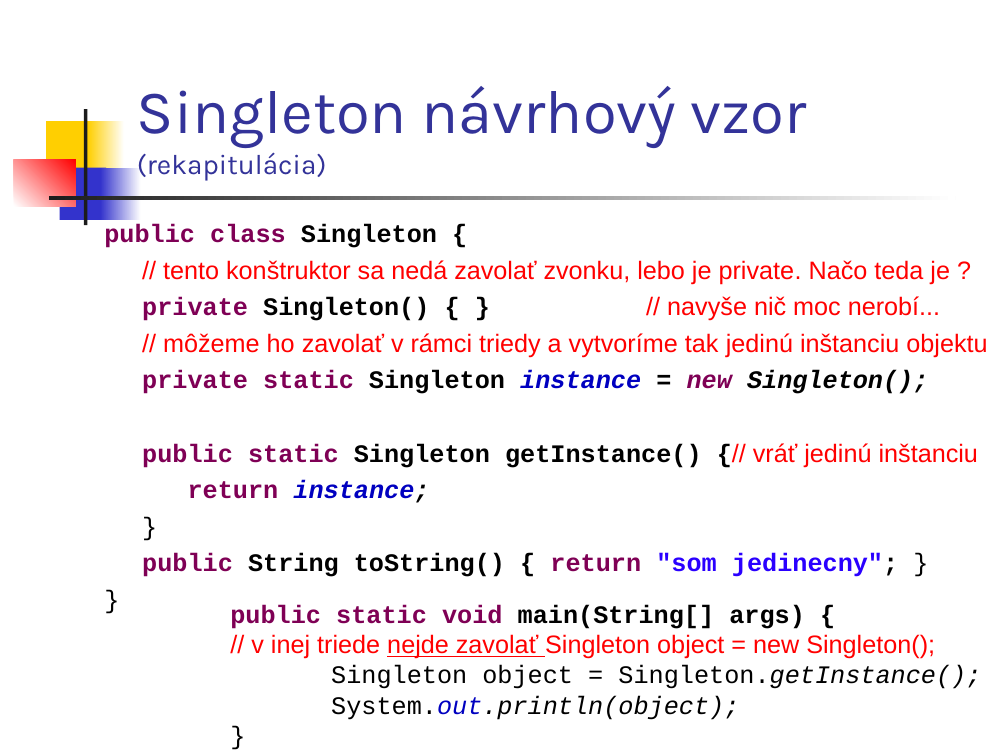
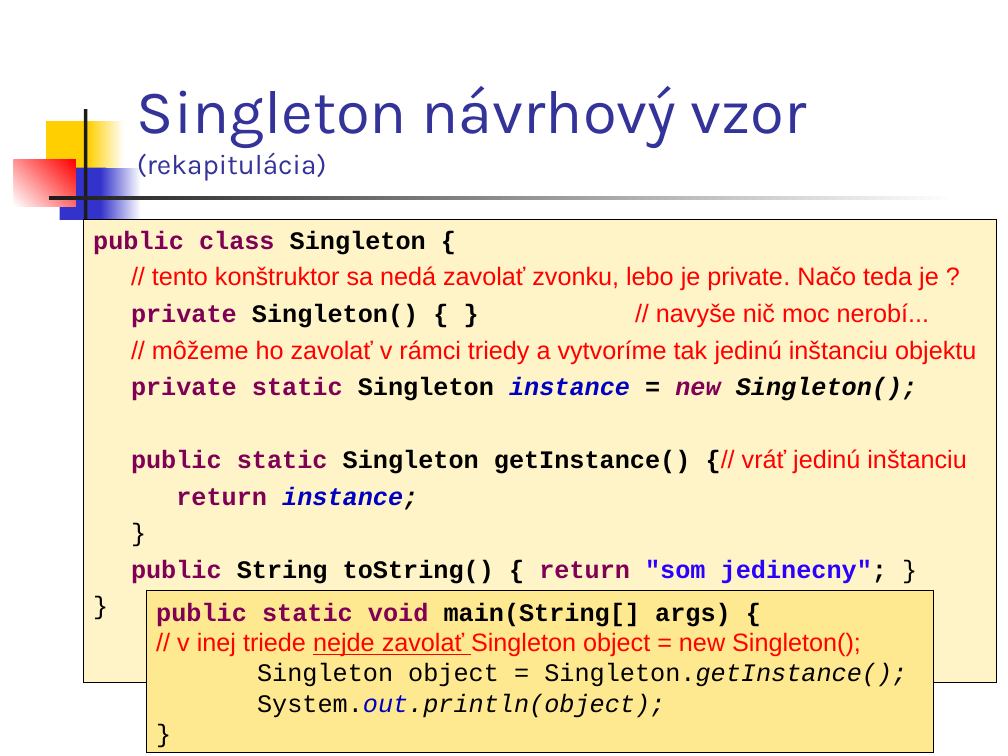
Before and after one commit to Programovanie4/Prednasky, a slide deck: slide 8 of 04/04_java.ppt (slide 7 before the commit). Drawn at 1008x756 pixels with LibreOffice and Linux fonts; fonts in the diff are those of the drawing. Boxes give left, top, right and bottom in pixels: in the first picture for what was removed or moved away, otherwise in the second. Text is boxed around its words. In the diff, an @@ line names an element or a change of style, - is before the commit and + after.

```diff
--- a/04/04_java.ppt
+++ b/04/04_java.ppt
@@ rectangle "public class Singleton {": place and size @@
-rectangle "public class Singleton {" at box(104, 224, 987, 577)
+rectangle "public class Singleton {" at box(84, 219, 997, 682)
@@ rectangle "public class Singleton {" at box(84, 219, 997, 682): fill none to #FFF4C8; outline none to #000000 0.74 pt @@
@@ rectangle "public static void main(String[] args) ...": place and size @@
-rectangle "public static void main(String[] args) ..." at box(230, 604, 981, 720)
+rectangle "public static void main(String[] args) ..." at box(146, 591, 933, 752)
@@ rectangle "public static void main(String[] args) ..." at box(146, 591, 933, 752): fill none to #FFE990; outline none to #000000 0.74 pt @@
```
Also in this commit, not shown: 13 other slides changed, 3 slides added, 2 other files.
